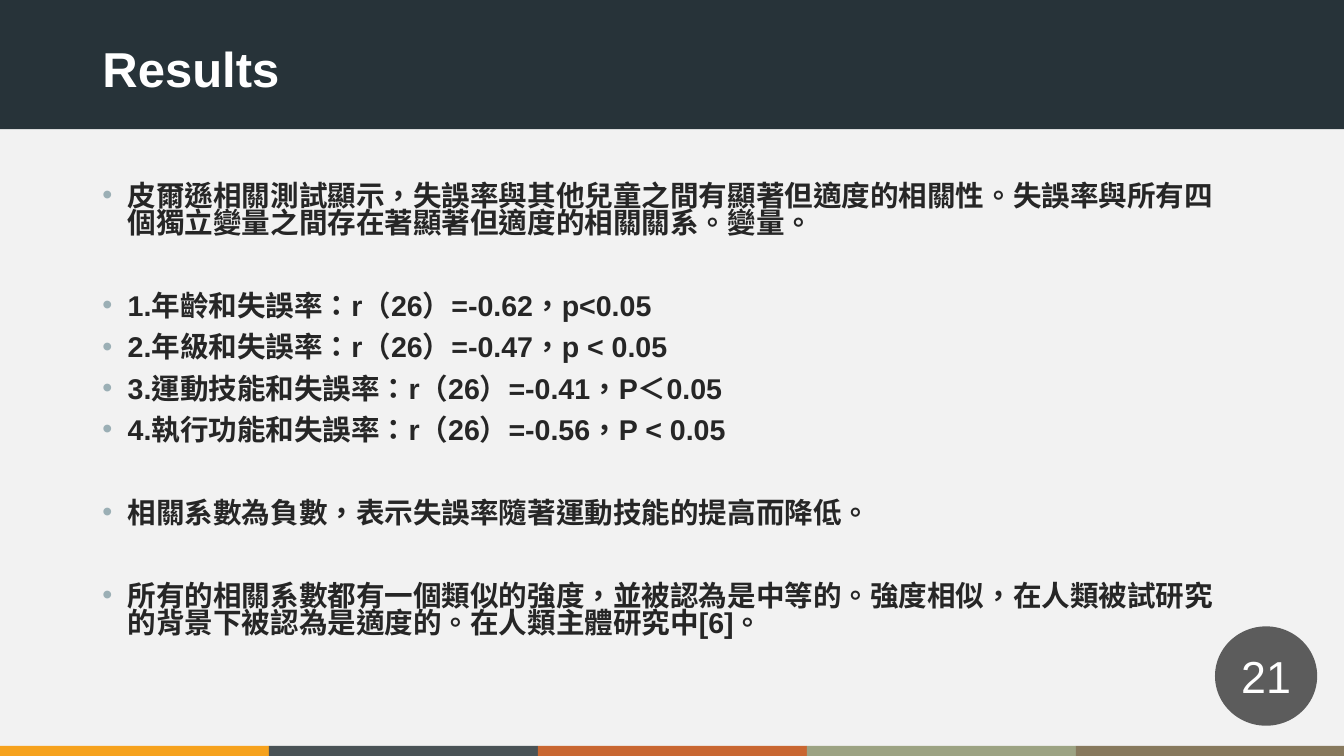
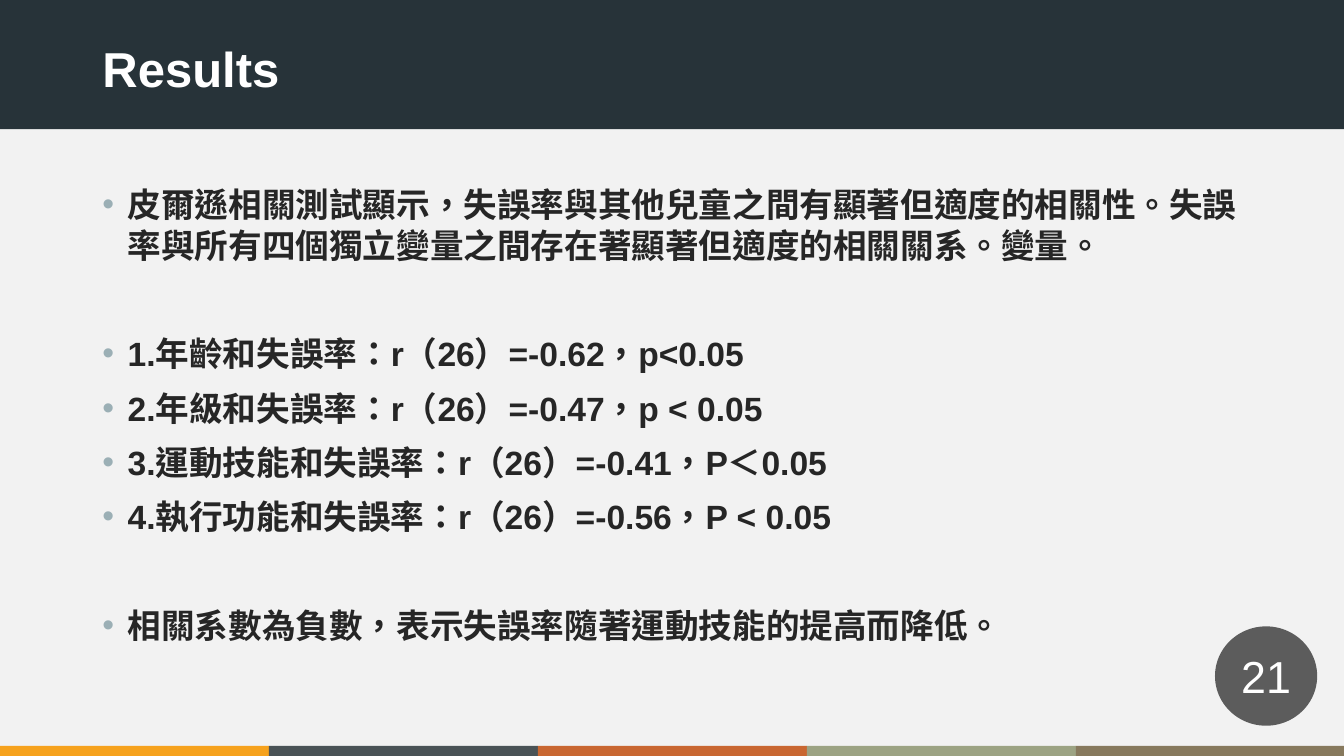
Before and after one commit to crkteam/school, a slide deck: slide 21 of 我的論文/2021-9-26報告內容/2021-9-27.pptx. Drawn at 1344x756 pixels with LibreOffice and Linux fonts; fonts in the diff are those of the drawing. Boxes give left, top, right and bottom in pixels: in the first picture for what was removed or moved away, otherwise in the second. Text is boxed around its words. In the diff, an @@ line names an element or a change of style, - is before the commit and + after.

```diff
--- a/我的論文/2021-9-26報告內容/2021-9-27.pptx
+++ b/我的論文/2021-9-26報告內容/2021-9-27.pptx
@@ text "皮爾遜相關測試顯示，失誤率與其他兒童之間有顯著但適度的相關性。失誤率與所有四個獨立變量之間存在著顯著但適度的相關關系。變 ..." at (128,188,1237,641): size 20.4 to 24 pt; line spacing 0.8 to 1 @@
@@ text at (128,581,1213,639): paragraph removed @@
-• 所有的相關系數都有一個類似的強度，並被認為是中等的。強度相似，在人類被試研究的背景下被認為是適度的。在人類主體研究中[6]。
```
Also in this commit, not shown: 2 other slides changed, 1 slide added, 3 slides removed, 2 other files.
